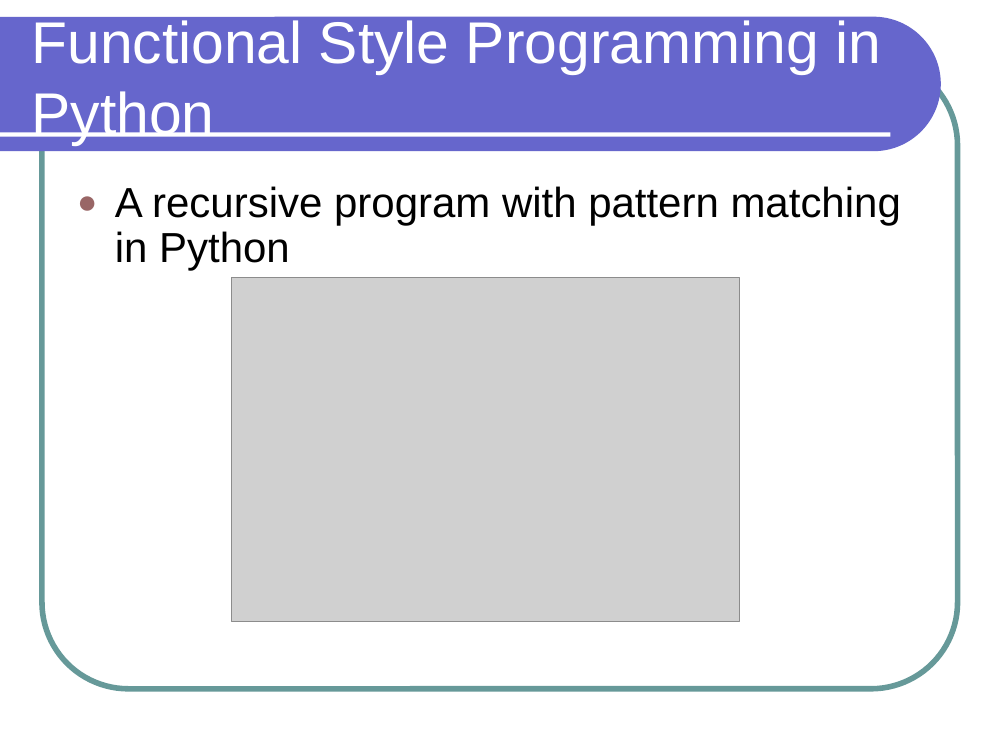
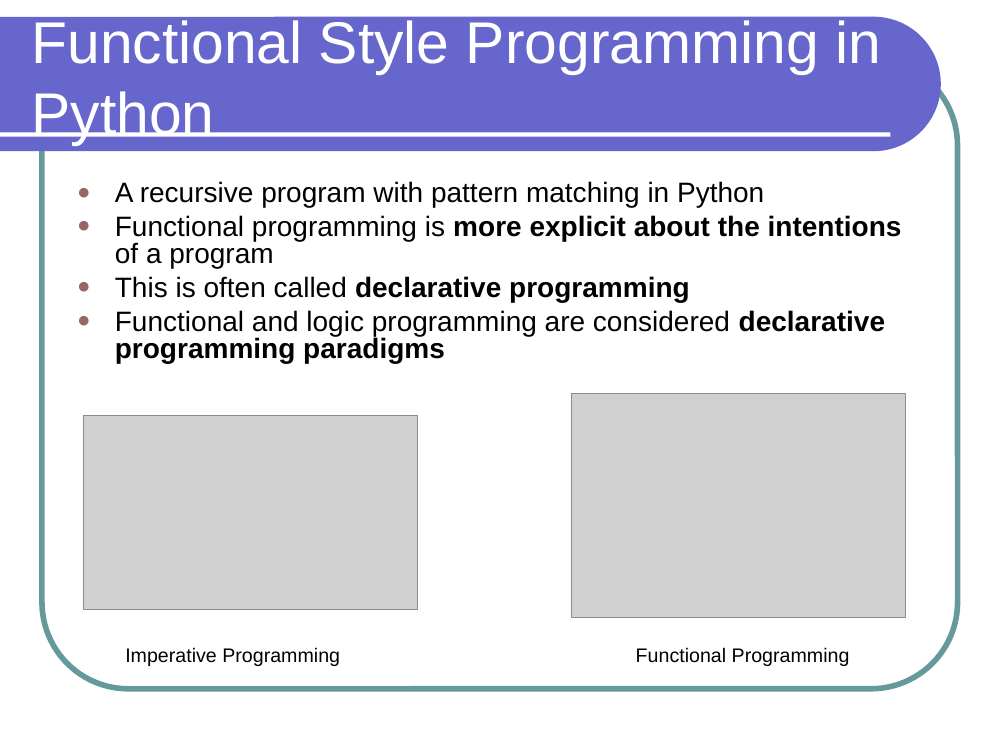
Before and after one commit to lutzhamel/CSC301, a slide deck: slide 20 of notes/csc301-ln013.ppt. Drawn at 1008x756 pixels with LibreOffice and Linux fonts; fonts in the diff are those of the drawing; grey boxes stand for pictures. Boxes give left, top, right and bottom in pixels: in the first picture for what was removed or moved away, otherwise in the second. Text is boxed around its words. In the diff, an @@ line names an element or a change of style, - is before the commit and + after.

```diff
--- a/notes/csc301-ln013.ppt
+++ b/notes/csc301-ln013.ppt
@@ text at [115,181,764,207]: size 30 to 20 pt in "A recursive program with pattern matching in ..."; line spacing 0.9 to 0.8; less space between paragraphs @@
@@ text at [115,215,902,363]: paragraphs added @@
+● Functional programming is more explicit about the intentions of a program
+● This is often called declarative programming
+● Functional and logic programming are considered declarative programming paradigms
@@ picture added at [84,415,417,610] @@
@@ picture: place and size @@
-picture at [232,277,740,622]
+picture at [572,393,905,618]
@@ text added at [125,647,340,666], 14 pt, text #000000 @@
+Imperative Programming
@@ text added at [636,647,850,666], 14 pt, text #000000 @@
+Functional Programming
```
Also in this commit, not shown: 2 other files.
